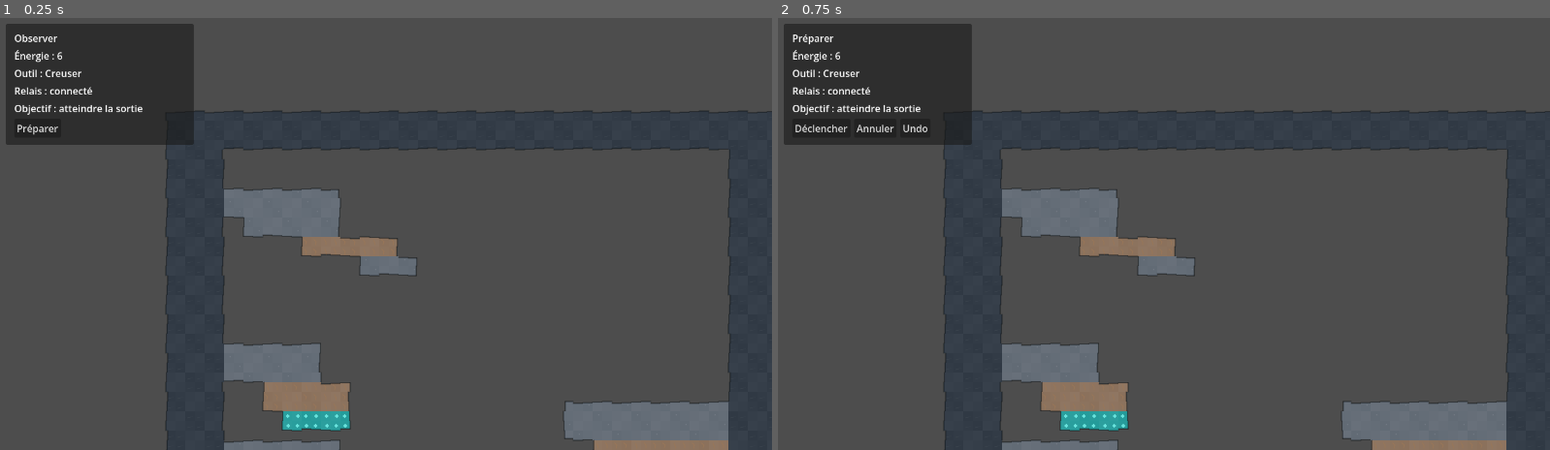
Above: before the commit, frames 1-2 (left to right).
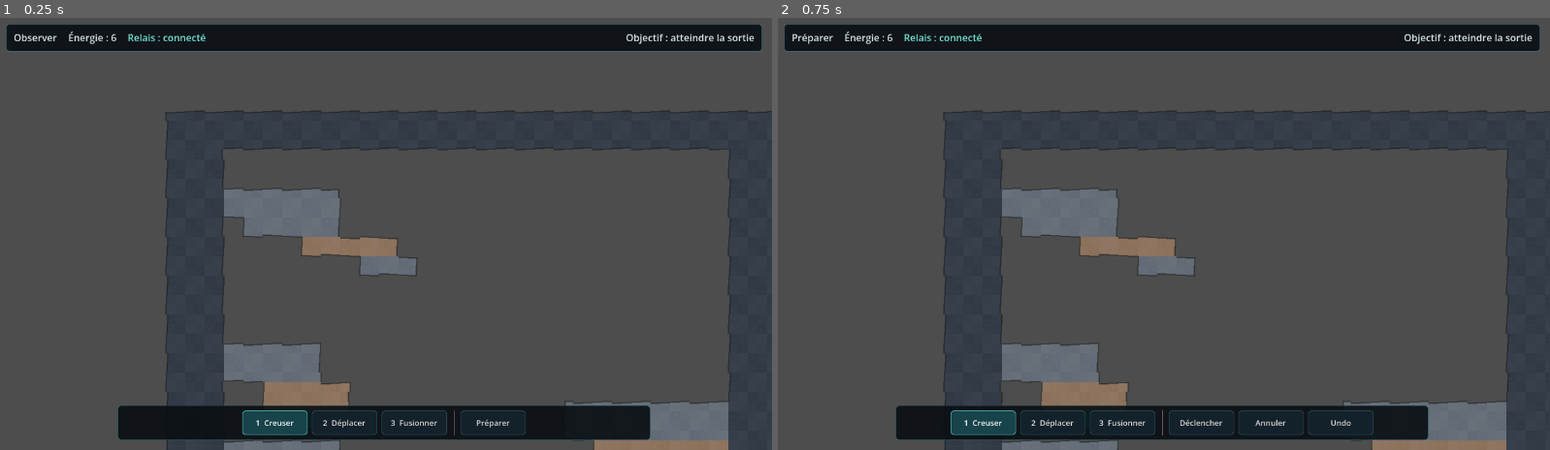
Above: after the commit, the same moments.

Repository: devjonathan1999-del/Project-Digger
Game: Godot game, scene res://scenes/main.tscn
The game is run twice, just before and just after one commit, with the same random seed, the same clock (stepped at 60 frames per second) and the same inputs.
Inputs:
- Up to frame 1 (0.25 s): no input
- Up to frame 2 (0.75 s): click "Préparer" at 0.5 s

The runs differ from the first frame. In frame 1, 17% of the frame differs, in the area x 0-99%, y 1-98%; in frame 2, 17%.

Commit message:
feat: redesign HUD around contextual actions

Diff:
--- a/src/ui/hud.gd
+++ b/src/ui/hud.gd
@@ -5,65 +5,107 @@
 signal trigger_pressed
 signal cancel_pressed
 signal undo_pressed
+signal tool_pressed(tool: StringName)
 
 var _state_label: Label
 var _energy_label: Label
-var _tool_label: Label
 var _relay_label: Label
 var _objective_label: Label
 var _prepare_button: Button
 var _trigger_button: Button
 var _cancel_button: Button
 var _undo_button: Button
+var _tool_buttons: Dictionary = {}
+var _context_panel: PanelContainer
+var _context_label: Label
 var _state := SimulationController.OBSERVER
+var _active_tool: StringName = &"dig"
+var _busy := false
 
 func _ready() -> void:
-    var panel := PanelContainer.new()
-    panel.position = Vector2(16, 16)
-    panel.custom_minimum_size = Vector2(310, 0)
-    add_child(panel)
-
-    var margin := MarginContainer.new()
-    margin.add_theme_constant_override("margin_left", 14)
-    margin.add_theme_constant_override("margin_top", 12)
-    margin.add_theme_constant_override("margin_right", 14)
-    margin.add_theme_constant_override("margin_bottom", 12)
-    panel.add_child(margin)
-
-    var content := VBoxContainer.new()
-    content.add_theme_constant_override("separation", 6)
-    margin.add_child(content)
-
-    _state_label = _make_label(content, "Observer")
-    _energy_label = _make_label(content, "Énergie : 0")
-    _tool_label = _make_label(content, "Outil : Creuser")
-    _relay_label = _make_label(content, "Relais : coupé")
-    _objective_label = _make_label(content, "Objectif : atteindre la sortie")
+    var root := Control.new()
+    root.set_anchors_and_offsets_preset(Control.PRESET_FULL_RECT)
+    root.mouse_filter = Control.MOUSE_FILTER_IGNORE
+    add_child(root)
+
+    var status_panel := PanelContainer.new()
+    status_panel.set_anchors_preset(Control.PRESET_TOP_WIDE)
+    status_panel.offset_left = 16
+    status_panel.offset_top = 16
+    status_panel.offset_right = -16
+    status_panel.offset_bottom = 62
+    status_panel.add_theme_stylebox_override("panel", _panel_style())
+    root.add_child(status_panel)
+
+    var status_margin := _margin_container(12, 8)
+    status_panel.add_child(status_margin)
+    var status_row := HBoxContainer.new()
+    status_row.add_theme_constant_override("separation", 18)
+    status_margin.add_child(status_row)
+
+    _state_label = _make_label(status_row, "Observer")
+    _state_label.add_theme_font_size_override("font_size", 16)
+    _energy_label = _make_label(status_row, "Énergie : 0")
+    _relay_label = _make_label(status_row, "Relais : coupé")
+    _objective_label = _make_label(status_row, "Objectif : ouvrir la descente")
+    _objective_label.size_flags_horizontal = Control.SIZE_EXPAND_FILL
+    _objective_label.horizontal_alignment = HORIZONTAL_ALIGNMENT_RIGHT
     _objective_label.autowrap_mode = TextServer.AUTOWRAP_WORD_SMART
 
-    var buttons := HBoxContainer.new()
-    buttons.add_theme_constant_override("separation", 6)
-    content.add_child(buttons)
-
-    _prepare_button = _make_button(buttons, "Préparer", func() -> void: prepare_pressed.emit())
-    _trigger_button = _make_button(buttons, "Déclencher", func() -> void: trigger_pressed.emit())
-    _cancel_button = _make_button(buttons, "Annuler", func() -> void: cancel_pressed.emit())
-    _undo_button = _make_button(buttons, "Undo", func() -> void: undo_pressed.emit())
+    _context_panel = PanelContainer.new()
+    _context_panel.position = Vector2(16, 72)
+    _context_panel.custom_minimum_size = Vector2(250, 52)
+    _context_panel.add_theme_stylebox_override("panel", _panel_style())
+    _context_panel.visible = false
+    root.add_child(_context_panel)
+    var context_margin := _margin_container(10, 7)
+    _context_panel.add_child(context_margin)
+    _context_label = _make_label(context_margin, "")
+
+    var tool_panel := PanelContainer.new()
+    tool_panel.set_anchors_preset(Control.PRESET_CENTER_BOTTOM)
+    tool_panel.offset_left = -440
+    tool_panel.offset_top = -74
+    tool_panel.offset_right = 440
+    tool_panel.offset_bottom = -16
+    tool_panel.add_theme_stylebox_override("panel", _panel_style())
+    root.add_child(tool_panel)
+
+    var tool_margin := _margin_container(10, 8)
+    tool_panel.add_child(tool_margin)
+    var tool_row := HBoxContainer.new()
+    tool_row.alignment = BoxContainer.ALIGNMENT_CENTER
+    tool_row.add_theme_constant_override("separation", 7)
+    tool_margin.add_child(tool_row)
+
+    _tool_buttons[&"dig"] = _make_tool_button(tool_row, "1  Creuser", &"dig")
+    _tool_buttons[&"move"] = _make_tool_button(tool_row, "2  Déplacer", &"move")
+    _tool_buttons[&"fuse"] = _make_tool_button(tool_row, "3  Fusionner", &"fuse")
+
+    var separator := VSeparator.new()
+    separator.custom_minimum_size.x = 8
+    tool_row.add_child(separator)
+
+    _prepare_button = _make_button(tool_row, "Préparer", func() -> void: prepare_pressed.emit())
+    _trigger_button = _make_button(tool_row, "Déclencher", func() -> void: trigger_pressed.emit())
+    _cancel_button = _make_button(tool_row, "Annuler", func() -> void: cancel_pressed.emit())
+    _undo_button = _make_button(tool_row, "Undo", func() -> void: undo_pressed.emit())
+
+    _refresh_tool_state()
     _refresh_buttons()
 
 func set_state(value: int) -> void:
     _state = value
-    if _state_label == null:
-        return
-    match value:
-        SimulationController.OBSERVER:
-            _state_label.text = "Observer"
-        SimulationController.PREPARE:
-            _state_label.text = "Préparer"
-        SimulationController.RESOLVING:
-            _state_label.text = "Résolution"
-        _:
-            _state_label.text = "Observer"
+    if _state_label != null:
+        match value:
+            SimulationController.OBSERVER:
+                _state_label.text = "Observer"
+            SimulationController.PREPARE:
+                _state_label.text = "Préparer"
+            SimulationController.RESOLVING:
+                _state_label.text = "Résolution"
+            _:
+                _state_label.text = "Observer"
     _refresh_buttons()
 
 func set_energy(value: int) -> void:
@@ -71,40 +113,104 @@
         _energy_label.text = "Énergie : %d" % value
 
 func set_tool(tool: StringName) -> void:
-    if _tool_label == null:
+    _active_tool = tool
+    _refresh_tool_state()
+
+func set_relay_connected(connected: bool) -> void:
+    if _relay_label == null:
         return
-    var label := "Creuser"
-    if tool == &"move":
-        label = "Déplacer"
-    elif tool == &"fuse":
-        label = "Fusionner"
-    _tool_label.text = "Outil : %s" % label
-
-func set_relay_connected(connected: bool) -> void:
-    if _relay_label != null:
-        _relay_label.text = "Relais : connecté" if connected else "Relais : coupé"
+    _relay_label.text = "Relais : connecté" if connected else "Relais : coupé"
+    _relay_label.add_theme_color_override("font_color", Color("#72e2d6") if connected else Color("#e08a78"))
 
 func set_objective_text(text: String) -> void:
     if _objective_label != null:
         _objective_label.text = text
 
+func set_context(material_name: String, action_name: String, cost: int, actionable: bool) -> void:
+    if _context_panel == null or _context_label == null:
+        return
+    _context_panel.visible = true
+    if actionable:
+        _context_label.text = "%s\n%s · Énergie %d" % [material_name, action_name, cost]
+    else:
+        _context_label.text = "%s\nAction indisponible" % material_name
+
+func clear_context() -> void:
+    if _context_panel != null:
+        _context_panel.visible = false
+
+func set_busy(value: bool) -> void:
+    _busy = value
+    _refresh_buttons()
+
 func _make_label(parent: Control, text: String) -> Label:
     var label := Label.new()
     label.text = text
+    label.add_theme_color_override("font_color", Color("#d9e7ec"))
     parent.add_child(label)
     return label
 
 func _make_button(parent: Control, text: String, callback: Callable) -> Button:
     var button := Button.new()
     button.text = text
+    button.custom_minimum_size = Vector2(108, 38)
+    button.add_theme_font_size_override("font_size", 13)
+    button.add_theme_stylebox_override("normal", _button_style(Color("#13212a"), Color(0.22, 0.47, 0.54, 0.65)))
+    button.add_theme_stylebox_override("hover", _button_style(Color("#19313a"), Color(0.35, 0.72, 0.76, 0.85)))
+    button.add_theme_stylebox_override("pressed", _button_style(Color("#17434a"), Color("#61d4cf")))
+    button.add_theme_stylebox_override("disabled", _button_style(Color(0.06, 0.09, 0.11, 0.72), Color(0.18, 0.25, 0.28, 0.55)))
     button.pressed.connect(callback)
     parent.add_child(button)
     return button
 
+func _make_tool_button(parent: Control, text: String, tool: StringName) -> Button:
+    var button := _make_button(parent, text, func() -> void: tool_pressed.emit(tool))
+    button.toggle_mode = true
+    return button
+
+func _margin_container(horizontal: int, vertical: int) -> MarginContainer:
+    var margin := MarginContainer.new()
+    margin.add_theme_constant_override("margin_left", horizontal)
+    margin.add_theme_constant_override("margin_right", horizontal)
+    margin.add_theme_constant_override("margin_top", vertical)
+    margin.add_theme_constant_override("margin_bottom", vertical)
+    return margin
+
+func _panel_style() -> StyleBoxFlat:
+    var style := StyleBoxFlat.new()
+    style.bg_color = Color(0.035, 0.055, 0.07, 0.90)
+    style.border_color = Color(0.18, 0.55, 0.62, 0.45)
+    style.set_border_width_all(1)
+    style.set_corner_radius_all(6)
+    return style
+
+func _button_style(background: Color, border: Color) -> StyleBoxFlat:
+    var style := StyleBoxFlat.new()
+    style.bg_color = background
+    style.border_color = border
+    style.set_border_width_all(1)
+    style.set_corner_radius_all(5)
+    style.content_margin_left = 10
+    style.content_margin_right = 10
+    return style
+
+func _refresh_tool_state() -> void:
+    for tool in _tool_buttons.keys():
+        var button: Button = _tool_buttons[tool]
+        button.set_pressed_no_signal(tool == _active_tool)
+
 func _refresh_buttons() -> void:
     if _prepare_button == null:
         return
+
     _prepare_button.visible = _state == SimulationController.OBSERVER
     _trigger_button.visible = _state == SimulationController.PREPARE
     _cancel_button.visible = _state == SimulationController.PREPARE
     _undo_button.visible = _state == SimulationController.PREPARE
+
+    _prepare_button.disabled = _busy
+    _trigger_button.disabled = _busy
+    _cancel_button.disabled = _busy
+    _undo_button.disabled = _busy
+    for button in _tool_buttons.values():
+        (button as Button).disabled = _busy
